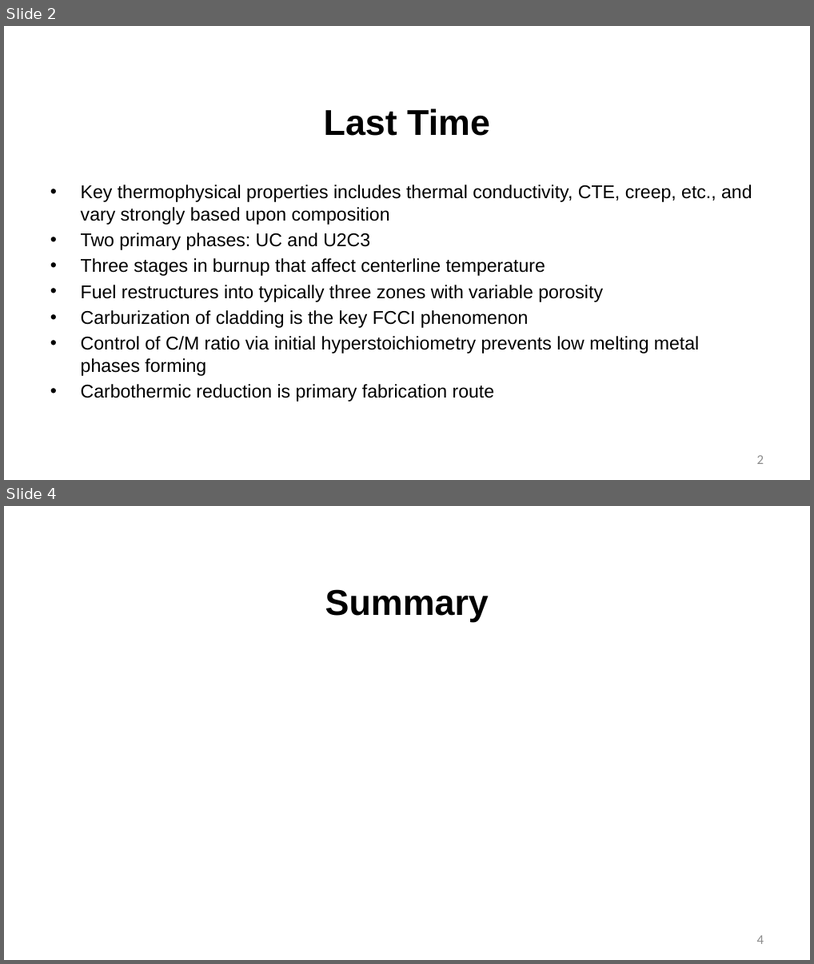
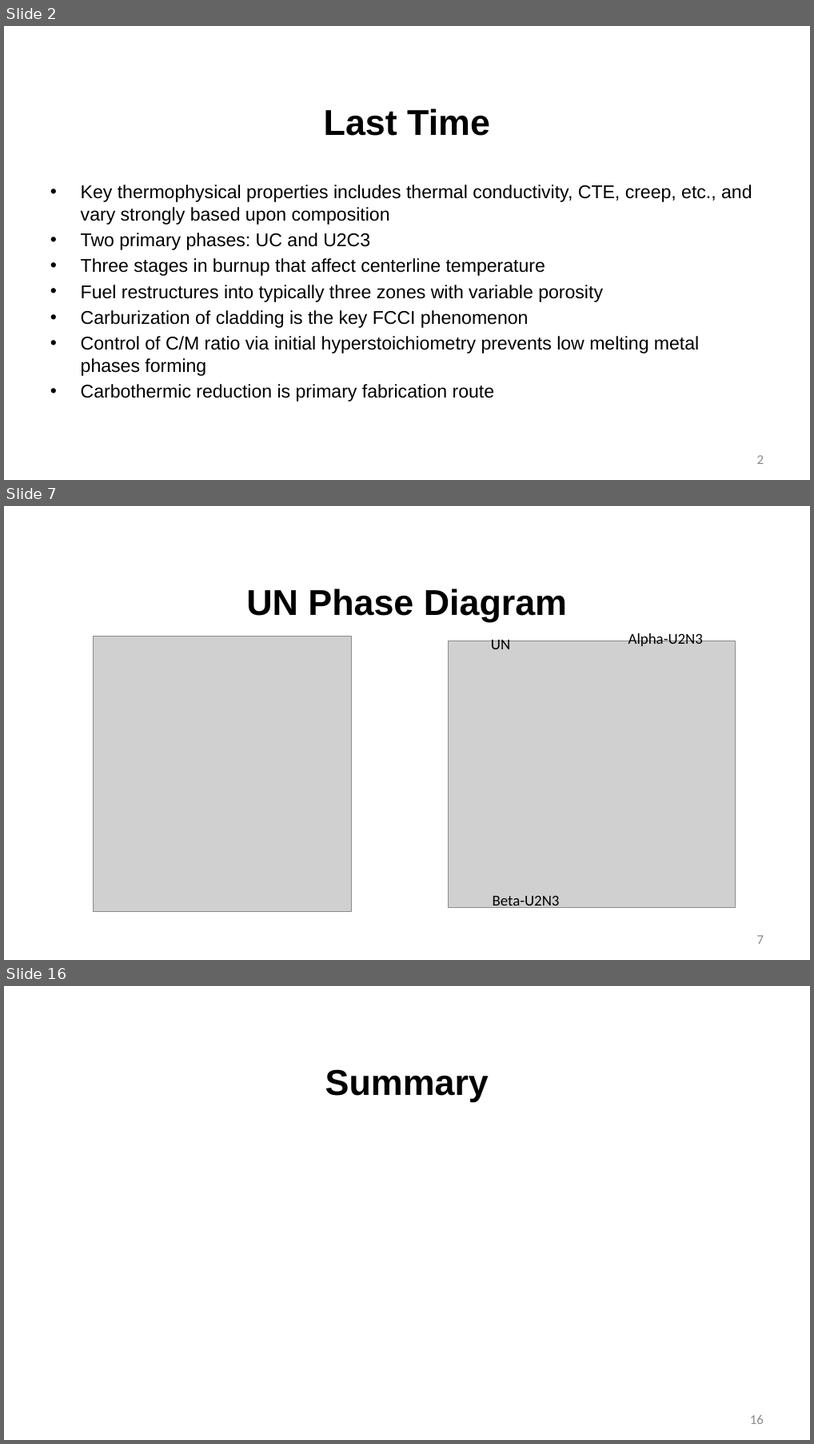
Before and after one commit to benbeeler/TEACHING, a slide deck: Advanced Reactor Materials/Lec16_nitride.pptx. Shown one above the other, each under a label of ours: slides 2 and 4 before the commit, slides 2, 7 and 16 after it; the slides between them are not shown. The pictures are 814x964 and 814x1444 pixels, drawn with LibreOffice and Linux fonts; fonts in the diff are those of the drawing; grey boxes stand for pictures; background and template pictures are left out. Boxes give left, top, right and bottom in pixels: in the first picture for what was removed or moved away, otherwise in the second. Text is boxed around its words. In the diff, an @@ line names an element or a change of style, - is before the commit and + after.

```diff
--- a/Advanced Reactor Materials/Lec16_nitride.pptx
+++ b/Advanced Reactor Materials/Lec16_nitride.pptx
@@ slide 7 added at (4, 506, 810, 960), background #FFFFFF @@
@@ title added at (246, 588, 567, 622), 42.7 pt, text #000000, bold @@
+UN Phase Diagram
@@ picture added at (93, 636, 352, 912) @@
@@ picture added at (449, 640, 736, 907) @@
@@ text added at (491, 637, 510, 649), 18 pt, text #000000 @@
+UN
@@ text added at (629, 632, 703, 646), 18 pt, text #000000 @@
+Alpha-U2N3
@@ text added at (493, 895, 560, 910), 18 pt, text #000000 @@
+Beta-U2N3
@@ page number added at (758, 935, 764, 944), 16 pt, text #8C8C8C @@
+7
@@ what was slide 4 is now slide 16 @@
@@ page number at (750, 1415, 764, 1424): text changed @@
-4
+16
```
Also in this commit, not shown: 1 slide changed, 11 other slides added, 10 other files.
